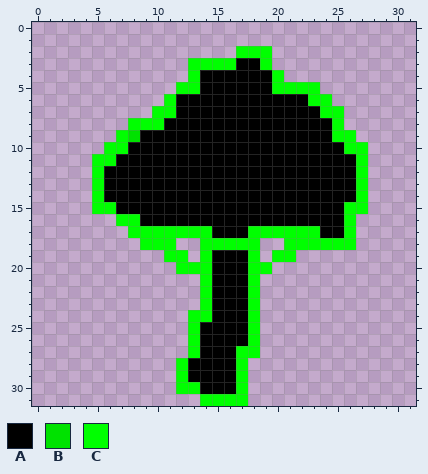
Pixel-art sprite, stored at images/structures/workplaces/tree.png. This is how it looked before the edit.
The file is 32x32 pixels.
Palette (. is transparent): A #000000  B #00e200  C #00ff00
Pixels before, first column x 5:
 2 ............CCC........
 3 ........CCCCAAC........
 4 ........CAAAAAAC.......
 5 .......CCAAAAAACCCC....
 6 ......CAAAAAAAAAAACC...
 7 .....CCAAAAAAAAAAAACC..
 8 ...CCCAAAAAAAAAAAAAAC..
 9 ..CBAAAAAAAAAAAAAAAACC.
10 .CCAAAAAAAAAAAAAAAAAACC
11 CCAAAAAAAAAAAAAAAAAAAAC
12 CAAAAAAAAAAAAAAAAAAAAAC
13 CAAAAAAAAAAAAAAAAAAAAAC
14 CAAAAAAAAAAAAAAAAAAAAAC
15 CCAAAAAAAAAAAAAAAAAAACC
16 ..CCAAAAAAAAAAAAAAAAAC.
17 ...CCCCCCCAAACCCCCCAAC.
18 ....CCC..CCCCC..CCCCCC.
19 ......CC.CAAAC.CC......
20 .......CCCAAACC........
21 .........CAAAC.........
22 .........CAAAC.........
23 .........CAAAC.........
24 ........CCAAAC.........
25 ........CAAAAC.........
26 ........CAAAAC.........
27 ........CAAACC.........
28 .......CAAAAC..........
29 .......CAAAAC..........
30 .......CCAAAC..........
31 .........CCCC..........
And afterwards:
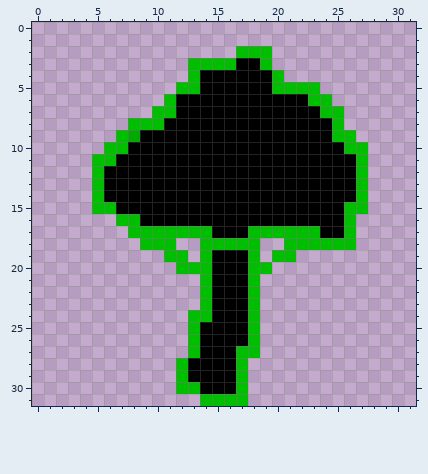
The commit says: trees are now a darker green
The edit:
colour B: #00e200 -> #00aa00
colour C: #00ff00 -> #00bf00
